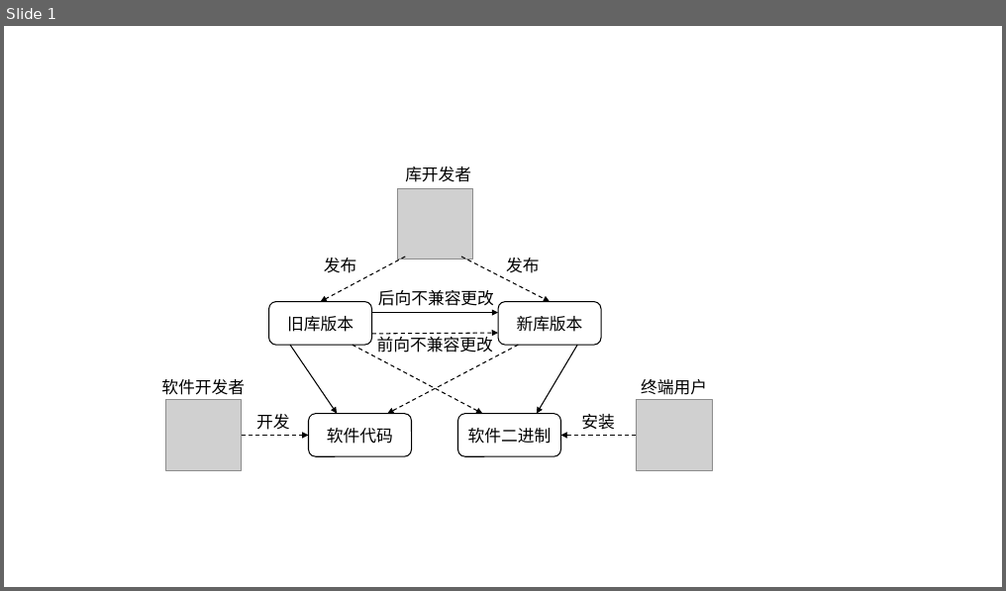
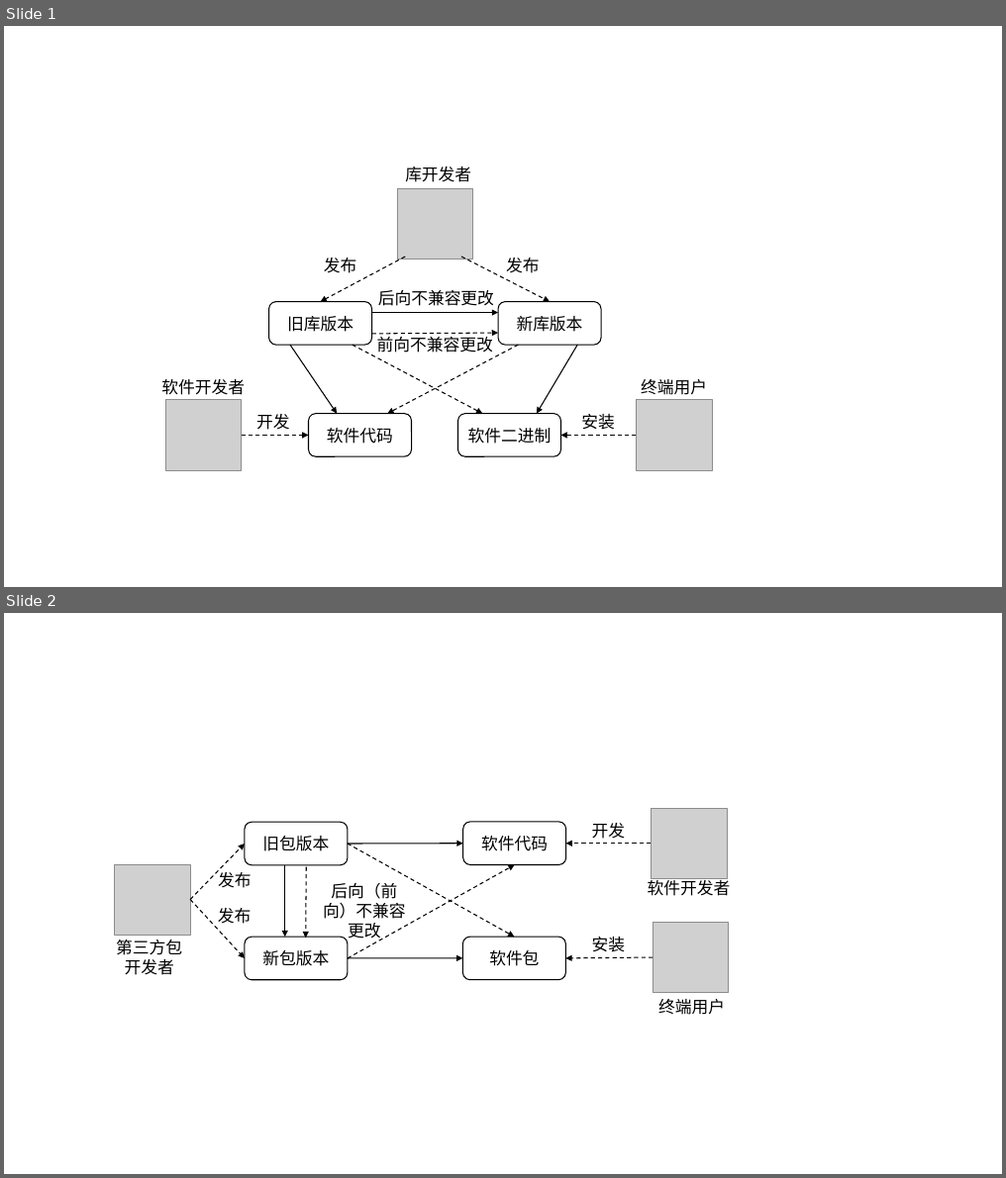
Before and after one commit to cse0001/thesis-master, a slide deck: figures/backgroung.pptx. Shown one above the other, each under a label of ours: slide 1 before the commit, slides 1 and 2 after it. The pictures are 1006x591 and 1006x1178 pixels, drawn with LibreOffice and Linux fonts; fonts in the diff are those of the drawing; grey boxes stand for pictures. Boxes give left, top, right and bottom in pixels: in the first picture for what was removed or moved away, otherwise in the second. Text is boxed around its words. In the diff, an @@ line names an element or a change of style, - is before the commit and + after.

```diff
--- a/figures/backgroung.pptx
+++ b/figures/backgroung.pptx
@@ slide 2 added at (4, 613, 1002, 1174), background #FFFFFF @@
@@ picture added at (650, 808, 727, 878) @@
@@ arrow added from (190, 900) to (245, 844), #000000 1 pt dashed @@
@@ rounded rectangle added at (245, 822, 348, 865), fill #FFFFFF, outline #000000 1 pt, 16 pt, text #000000 @@
+旧包版本
@@ arrow added from (348, 844) to (463, 844), #000000 1 pt @@
@@ arrow added from (348, 844) to (515, 937), #000000 1 pt dashed @@
@@ rounded rectangle added at (463, 822, 566, 865), fill #FFFFFF, outline #000000 1 pt, 16 pt, text #000000 @@
+软件代码
@@ arrow added from (650, 844) to (566, 844), #000000 1 pt dashed @@
@@ text added at (592, 823, 626, 839), 16 pt, text #000000 @@
+开发
@@ picture added at (114, 864, 190, 935) @@
@@ text added at (218, 870, 252, 888), 16 pt, text #000000 @@
+发布
@@ arrow added from (285, 865) to (285, 937), #000000 1 pt @@
@@ arrow added from (307, 867) to (306, 938), #000000 1 pt dashed @@
@@ arrow added from (348, 959) to (515, 865), #000000 1 pt dashed @@
@@ text added at (648, 877, 731, 896), 16 pt, text #000000 @@
+软件开发者
@@ arrow added from (190, 900) to (245, 959), #000000 1 pt dashed @@
@@ text added at (218, 908, 252, 924), 16 pt, text #000000 @@
+发布
@@ text added at (323, 883, 406, 942), 16 pt, text #000000 @@
+后向（前向）不兼容更改
@@ rounded rectangle added at (245, 937, 348, 980), fill #FFFFFF, outline #000000 1 pt, 16 pt, text #000000 @@
+新包版本
@@ rounded rectangle added at (463, 937, 566, 980), fill #FFFFFF, outline #000000 1 pt, 16 pt, text #000000 @@
+软件包
@@ text added at (592, 937, 626, 953), 16 pt, text #000000 @@
+安装
@@ picture added at (653, 922, 729, 992) @@
@@ text added at (116, 940, 182, 975), 16 pt, text #000000 @@
+第三方包开发者
@@ arrow added from (348, 959) to (463, 959), #000000 1 pt @@
@@ arrow added from (653, 958) to (566, 959), #000000 1 pt dashed @@
@@ text added at (658, 999, 725, 1015), 16 pt, text #000000 @@
+终端用户
```
Also in this commit, not shown: 10 other files.
